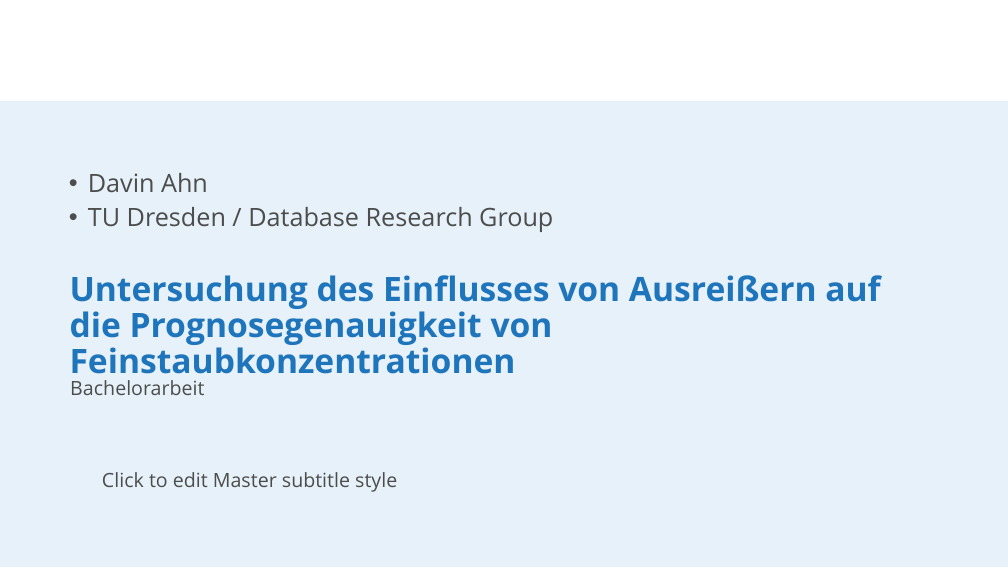
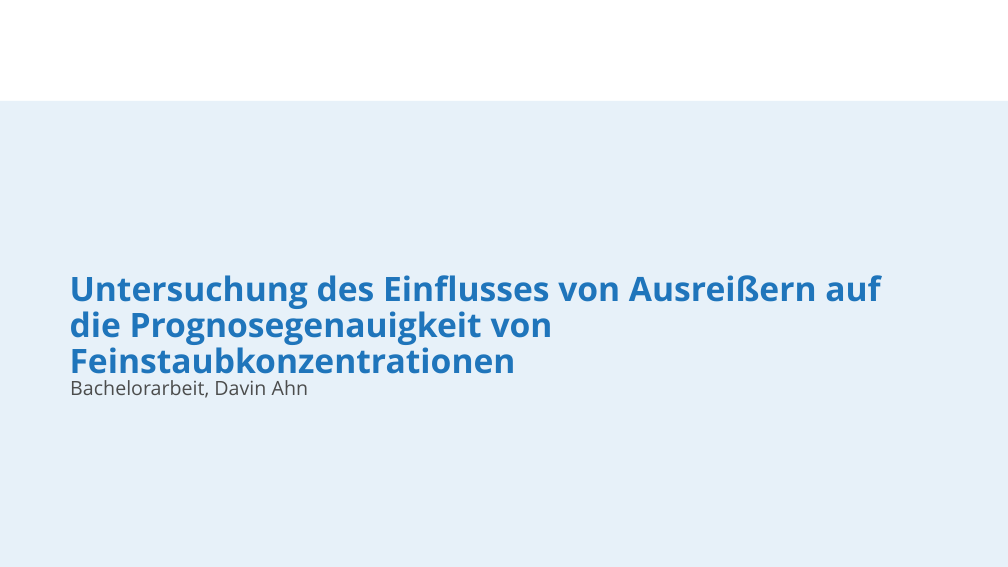
Before and after one commit to ahndavin/Abschlussarbeit_Bachelor, a slide deck: slide 1 of Kolloquium/Kolloquium.pptx. Drawn at 1008x567 pixels with LibreOffice and Linux fonts; fonts in the diff are those of the drawing; background and template pictures are left out. Boxes give left, top, right and bottom in pixels: in the first picture for what was removed or moved away, otherwise in the second. Text is boxed around its words. In the diff, an @@ line names an element or a change of style, - is before the commit and + after.

```diff
--- a/Kolloquium/Kolloquium.pptx
+++ b/Kolloquium/Kolloquium.pptx
@@ text removed at (88, 173, 208, 192) @@
-Davin Ahn
@@ text removed at (88, 207, 553, 232) @@
-TU Dresden / Database Research Group
@@ subtitle at (70, 380, 309, 398): text changed @@
-Bachelorarbeit
+Bachelorarbeit, Davin Ahn
@@ text removed at (102, 472, 397, 492) @@
-Click to edit Master subtitle style
```
Also in this commit, not shown: 11 other slides changed, 1 slide added, 6 slides removed, 1 other file.
